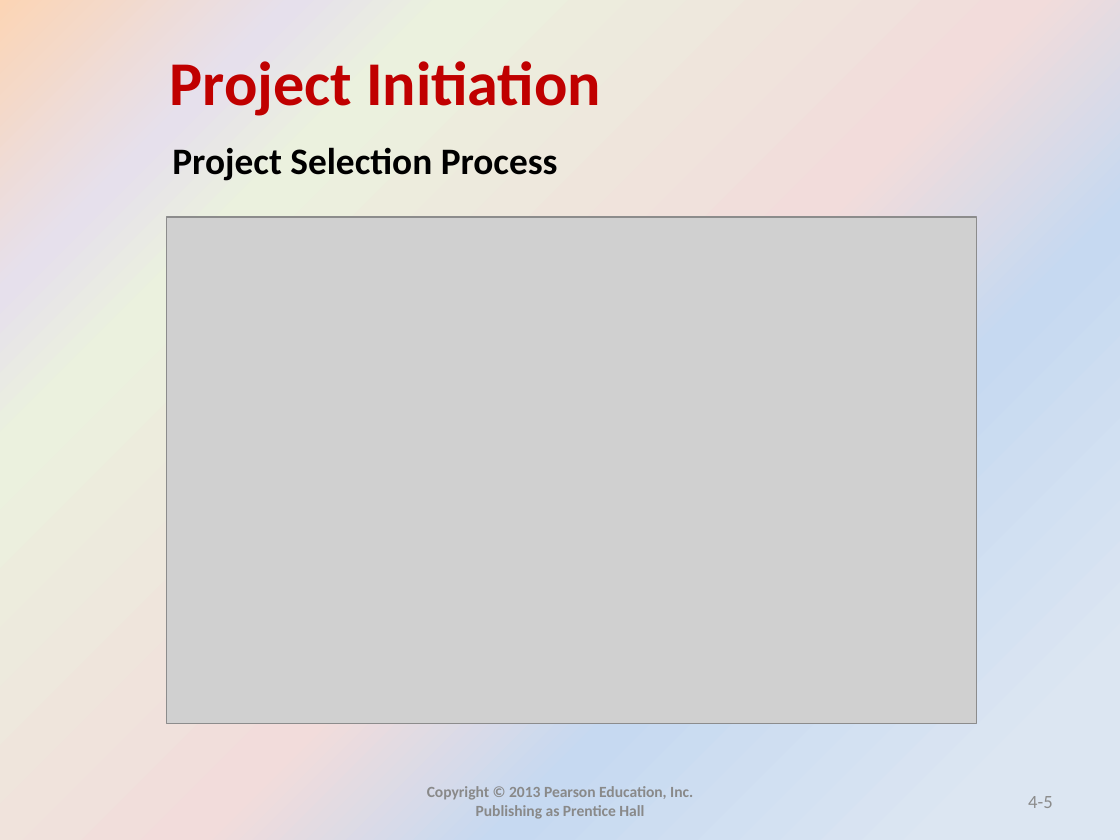
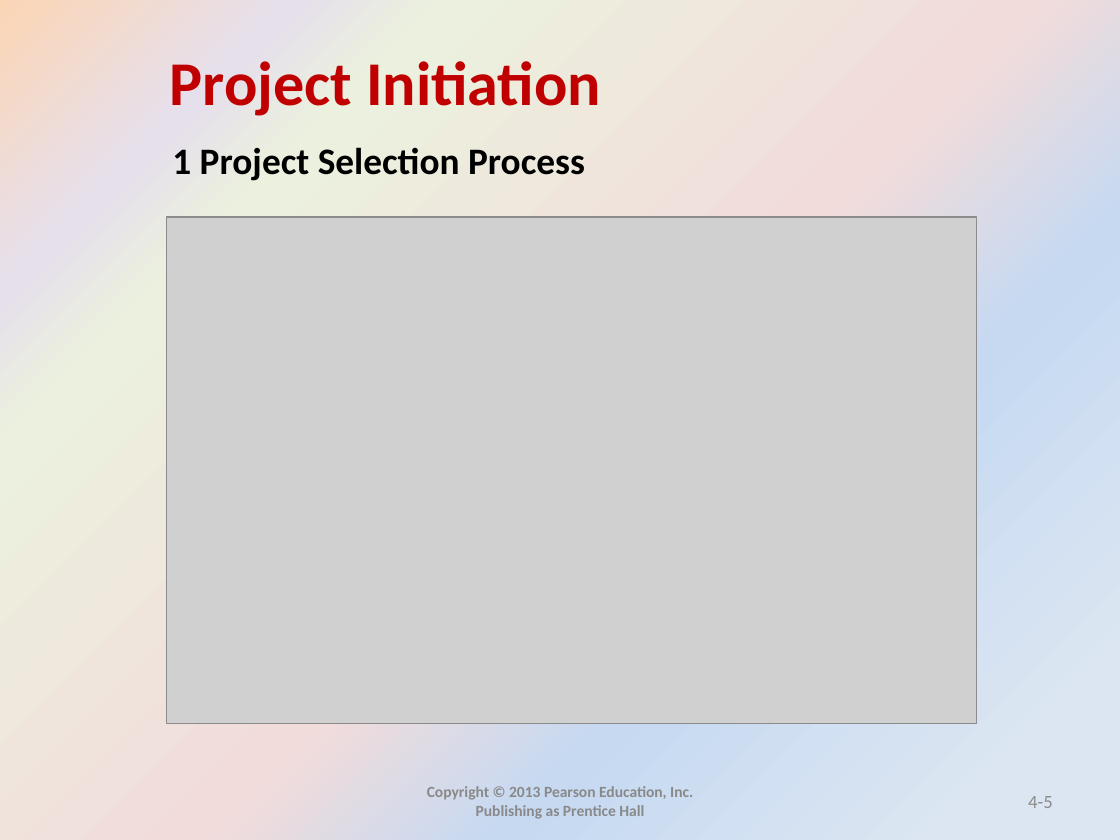
Before and after one commit to mohandesosama/is_project_management, a slide deck: slide 5 of IS-PM-Slides/04_project initiation.pptx. Drawn at 1120x840 pixels with LibreOffice and Linux fonts; fonts in the diff are those of the drawing; grey boxes stand for pictures. Boxes give left, top, right and bottom in pixels: in the first picture for what was removed or moved away, otherwise in the second. Text is boxed around its words. In the diff, an @@ line names an element or a change of style, - is before the commit and + after.

```diff
--- a/IS-PM-Slides/04_project initiation.pptx
+++ b/IS-PM-Slides/04_project initiation.pptx
@@ text at (x1=172, y1=147, x2=585, y2=181): text changed @@
-Project Selection Process
+1 Project Selection Process
```
Also in this commit, not shown: 30 other slides changed, 8 slides removed.
